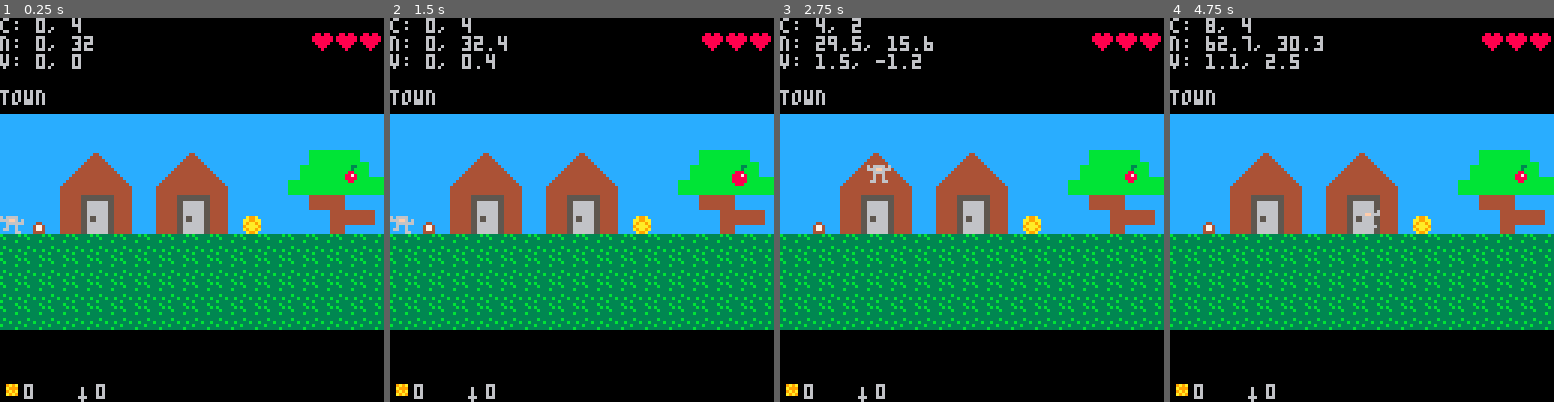
Above: before the commit, frames 1-4 (left to right).
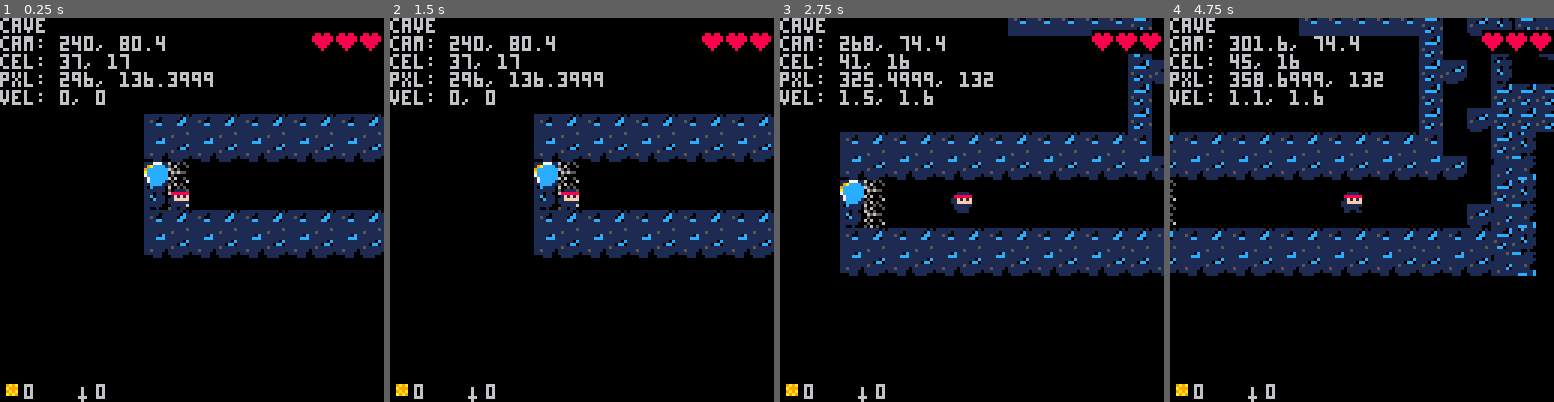
Above: after the commit, the same moments.

Repository: gubblebozer/pico8
Game: PICO-8 cartridge kylen1.p8
Same seed, same stepped clock (60 frames per second), same inputs: the game is played once before the commit and once after it.
Inputs:
- Up to frame 1 (0.25 s): no input
- Up to frame 2 (1.5 s): tap X (X key) at 0.33, 1.07 s; tap O (Z key) at 0.7 s
- Up to frame 3 (2.75 s): hold Right 1.6-2.1 s; tap O (Z key) at 1.7, 2.1, 2.5 s; tap X (X key) at 1.85 s; hold Up 2.15-2.42 s; hold Right from 2.47 s (still down)
- Up to frame 4 (4.75 s): tap O (Z key) every 0.4 s from 2.9 to 4.5 s; tap X (X key) at 2.97, 4.08 s; release Right at 3.03 s; hold Left 3.08-3.58 s; hold Down 3.63-3.97 s; hold Right 4.02-4.68 s; hold Up from 4.73 s (still down)

The runs differ from the first frame. In frame 1, 58% of the frame differs, in the area x 0-100%, y 0-82%; in frame 2, 58%; in frame 3, 61%; in frame 4, 64%.

Commit message:
The ninja!
- replaced old guy with animated li'l ninja
- ky did a bunch of work on the cave levels
- I locked scrolling to the guy's position, until I can fix the scroll bug

Diff:
--- a/kylen1.p8
+++ b/kylen1.p8
@@ -2,11 +2,11 @@
 version 8
 __lua__
 g = { x=0, y=0,
-      f=0, fb=54, fn=4,
+      f=0, fb=240, fn=4,
       gold=0,
       sword=0,
       life=3,
-      vx=0, vy=0,
+      vx=0, vy=0, left=false,
 }
 c = { x=0, y=-32 }
 accel = 0.2
@@ -70,6 +70,7 @@
  { cx=4,cy=19, v=1, r=2 },
  { cx=4,cy=20, v=3, r=3 },
  { cx=8,cy=24, v=1, r=3 },
+ { cx=78,cy=0, v=3, r=4 },
 }
 
 health = {
@@ -227,22 +228,26 @@
 
 function settle_obj(o)
  for k,v in pairs(o) do
-  o[k] = settle(v)
+  if type(v)=="number" then
+   o[k] = settle(v)
+  end
  end
 end
 
 function camera_move(tx,ty,vx,vy)
+ c.x=g.x-(7*8)
+ c.y=g.y-(7*8)
  -- limit camera to room dimensions, and track with a window
- if tx > r.dx1+32 and tx < r.dx2-32 then
-  if tx-c.x <= 32 or tx-c.x >= 96 then
-   c.x+=vx
-  end
- end
- if ty > r.dy1+32 and ty < r.dy2-32 then
-  if ty-c.y <= 32 or ty-c.y >= 96 then
-   c.y+=vy
-  end
- end
+-- if tx > r.dx1+32 and tx < r.dx2-32 then
+--  if tx-c.x <= 32 or tx-c.x >= 96 then
+--   c.x+=vx
+--  end
+-- end
+-- if ty > r.dy1+32 and ty < r.dy2-32 then
+--  if ty-c.y <= 32 or ty-c.y >= 96 then
+--   c.y+=vy
+--  end
+-- end
 end
 
 function guy_move()
@@ -251,9 +256,11 @@
  -- accel based on input
  if btn(0) then --left
   ax=-accel
+  g.left=true
  end
  if btn(1) then --right
   ax= accel
+  g.left=false
  end
  -- if btn(3) then --down
  --  ay= accel
@@ -279,7 +286,11 @@
 
  -- gravity
  g.vy+=grav
- if g.vy > gravmax then g.vy=gravmax end
+ if g.vy > 0 and on_platform(g.x,g.y) then
+  g.vy=0
+ elseif g.vy > gravmax then
+  g.vy=gravmax
+ end
 
  -- collision with map?
  tx=g.x+g.vx
@@ -304,10 +315,10 @@
   g.vy=0
  end
 
+ settle_obj(g)
  camera_move(g.x,g.y,g.vx,g.vy)
  g.x=tx
  g.y=ty
- settle_obj(g)
 
  g.cx=round(g.x/8)
  g.cy=round(g.y/8)
@@ -321,7 +332,7 @@
  if g.f/2 >= g.fn then
   g.f = 0
  end
- spr(g.fb + (g.f/2), g.x, g.y)
+ spr(g.fb + (g.f/2), g.x, g.y, 1, 1, g.left)
 end
 
 function stuff_draw()
@@ -376,7 +387,7 @@
 end
 
 function _init()
- room_set(1)
+ room_set(4)
  palt(2, true)
  palt(0, false)
  sfx(001)
@@ -412,10 +423,11 @@
  stuff_draw()
 
  camera()
- print("c: " .. g.cx .. ", " .. g.cy)
- print("n: " .. g.x .. ", " .. g.y)
- print("v: " .. g.vx .. ", " .. g.vy)
- print("\n" .. r.name)
+ print(r.name)
+ print("cam: " .. c.x .. ", " .. c.y)
+ print("cel: " .. g.cx .. ", " .. g.cy)
+ print("pxl: " .. g.x .. ", " .. g.y)
+ print("vel: " .. g.vx .. ", " .. g.vy)
  inventory()
 
  if (g.f==1 or g.f==3) and (btn(0) or btn(1)) then sfx(000) end
@@ -682,35 +694,35 @@
 
 
 __gff__
-0000000000000000000000000000000002000000000000000000000000000000000000000000000000000000000000000000000000000000000000000000000002020202020200020002020000000000020202020202000002000202000000000000000000000000000000000000000000000000000000000000000000000000
+0000000000000000000000000000000002000000000000000000000000000000000000000000000000000000000000000000000000000000000000000000000002020202020200020002020000000000020202020202000002000202000000000000000400000000000000000000000000000000000000000000000000000000
 0000000000000000000000000000000000000000000000000000000000000000000000000000000000000000000000000000000000000000000000000000000000000000000000000000000000000000000000000000000000000000000000000000000000000000000000000000000000000000000000000000000000000000
 __map__
-2020202020202020202020202020202020202020202020202020202020202020202000000000000000000000000000004445424342434243424342434243444041404140414041404141434350510000000000000000000000000000000000000000000000000000000000000000000000000000000000000000000000000000
-20208283848582838485202086878889868788892020202020202020202020200e0f00000000000000545454000000005455525352535253525352535253545051505150515051505151434340410000000000000000000000000000000000000000000000000000000000000000000000000000000000000000000000000000
-20209293949592939495202096979899969898992020202020202020202020201e1f00000000005454540054545400004041000000000000000052525200404000000000000000000000000050510000000000000000000000000000000000000000000000000000000000000000000000000000000000000000000000000000
-2020a2a3a4a5a2a3a4a50c20a6a7a8a9a6a7a8a9202020202020202020202c2d2e2f00000000005400000000005400005051424200000000000000520021212100000000000000000000002150510000000000000000000000000000000000000000000000000000000000000000000000000000000000000000000000000000
-2012b2b3b4b5b2b3b4b52020b6b7b8b9b6b7b8b9202020202020202020203c3d3e3f000000000054540000000054000040410042215252525200005200004040000000000000e4e4e4e4e42140410000000000000000000000000000000000000000000000000000000000000000000000000000000000000000000000000000
-10101010101010101010101010101010101010101010101010101010101010101010000000000000545454000054000050512142425252215221215200004040000000000000e4e4e4e4212150510000000000000000000000000000000000000000000000000000000000000000000000000000000000000000000000000000
-1010101010101010101010101010101010101010101010101010101010101010101000000000000000005442214242004040212142425221212152520021404040414041404146414043434140410000000000000000000000000000000000000000000000000000000000000000000000000000000000000000000000000000
-1010101010101010101010101010101010101010101010101010101010101010101000000000000000000042000042424040212162622121212121212121404050515051505146515051505150510000000000000000000000000000000000000000000000000000000000000000000000000000000000000000000000000000
-1010101010101010101010101010101010101010101010101010101010101010101000000000000000000042000000002121212141212121525221212121404000000000000000000000000052520000000000000000000000000000000000000000000000000000000000000000000000000000000000000000000000000000
-1616161616161616161616161616161600000000001616161616161616161616161616161616161616160042424242424040214141522121005200525252404000000000000000000000000052520000000000000000000000000000000000000000000000000000000000000000000000000000000000000000000000000000
-1616161616161616161616161616161600000000001616161616161616161616161616161616161616212121212121004040004100520000005200000052404000000000000000000000004752520000000000000000000000000000000000000000000000000000000000000000000000000000000000000000000000000000
-1616161616161616161616161616161600000000001616161616161616161616161616161616161616160000000000004040004100000000525200000000404000000000464600000000004752520000000000000000000000000000000000000000000000000000000000000000000000000000000000000000000000000000
-1616161616161616161616161616161600000000001616161616161616161616161616161616161616160000000000004040214040404040404040404040405252525252525252000052525252520000000000000000000000000000000000000000000000000000000000000000000000000000000000000000000000000000
-1616161616161616161616161616161600000000001616161616161616161616161616161616161616160000000000004040214040404040404040404040405252525252525252000052525252520000000000000000000000000000000000000000000000000000000000000000000000000000000000000000000000000000
-0000000000000000000000000000000000000000001616161616161616161616161616164243424342434243424342434243004041000000000000000000000000434300000000000000000043430000000000000000000000000000000000000000000000000000000000000000000000000000000000000000000000000000
-0000000000000000000000000000000000000000001616161616161616161616161616165253525352535253525352535253005051000000000000000000000000434300000000000000000043430000480000000000000000000000000000000000000000000000000000000000000000000000000000000000000000000000
-4a4a4a4a4a4a484a4a4a4a004a4a4a4a4a4a484a4a4a4a000000000000000000000000006061000000000000000000000000004041000000000000000000000000434300000000000000000046460048480000000000000000000000000000000000000000000000000000000000000000000000000000000000000000000000
-4946464646464646464649004946464646464646464649000000000000000000000000004161000000000000000000000000005051000000000000000000000000434300000000465200000043434848480000000000000000000000000000000000000000000000000000000000000000000000000000000000000000000000
-4900000000000000000049004900000000000000000049000000000000000000000000004243424342434243424342434342434041000000000000000000000000434300000048465200000043434848480000000000000000000000000000000000000000000000000000000000000000000000000000000000000000000000
-4916161616161616160049004916161621161616160049000000000000000000000000005253525352535253525352535352535051000000000000000000000000434343434343434343434343434846480000000000000000000000000000000000000000000000000000000000000000000000000000000000000000000000
-471616165b161616160047004716162121212116160047000000000000000000000000000000000000000000000000000000000000000000000000000000000000434343434343434343434343434800000000000000000000000000000000000000000000000000000000000000000000000000000000000000000000000000
-475a5a1616165b5a160047004721212116162121210047000000000000000000000000000000000000000000000000000000000000000000000000000000000000000000000000000000000000000000000000000000000000000000000000000000000000000000000000000000000000000000000000000000000000000000
-4916161616161616160049004916161616212121210049000000000000000000000000000000000000000000000000000000000000000000000000000000000000000000000000000000000000000000000000000000000000000000000000000000000000000000000000000000000000000000000000000000000000000000
-4916165b5a161616160049004916162121211616210049000000000000000000000000000000000000000000000000000000000000000000000000000000000000000000000000000000000000000000000000000000000000000000000000000000000000000000000000000000000000000000000000000000000000000000
-49165b16212121215b5a49004916212121212121212149000000000000000000000000000000000000000000000000000000000000000000000000000000000000000000000000000000000000000000000000000000000000000000000000000000000000000000000000000000000000000000000000000000000000000000
-4916161616161616160049004916161616161616160049000000000000000000000000000000000000000000000000000000000000000000000000000000000000000000000000000000000000000000000000000000000000000000000000000000000000000000000000000000000000000000000000000000000000000000
+2020202020202020202020202020202020202020202020202020202020202020202000000000005252525252525252524445424342434243424342434243444041404140414041404141434350512100000000000000000000000000004242424242424242424200000000000000000000000000000000000000000000000000
+20208283848582838485202086878889868788892020202020202020202020200e0f00000000005200212121000052525455525352535253525352535253545051505150515051505151434340414343434343434343434343000065650000000000000000004200000000000000000000000000000000000000000000000000
+20209293949592939495202096979899969898992020202020202020202020201e1f00000000005421520021215452524041000000000000000021212100212100000000210000000000000050510000000000000000006a435b5a00005b5a000000000000004200000000000000000000000000000000000000000000000000
+2020a2a3a4a5a2a3a4a50c20a6a7a8a9a6a7a8a9202020202020202020202c2d2e2f00000000005400000000005452525052424200000000000000520021212100000000000000000000004250514343000043000000006a43656500000000534242000000004200000000000000000000000000000000000000000000000000
+2012b2b3b4b5b2b3b4b52020b6b7b8b9b6b7b8b9202020202020202020203c3d3e3f0000000000545400000052545252404100422152525252510052000040410000000000002121214221214041000000000043430000006200005b5a0000534242000000004200000000434343434343000000000000000000000000000000
+1010101010101010101010101010101010101010101010101010101010101010101000000000000054545400005452525051214242525221522121525000404041000000212121214242212150510000434300004300000062000000000000534242000000424243434343430000000043000000000000000000000000000000
+1010101010101010101010101010101010101010101010101010101010101010101000000000000000005441214242524040212142425221212152520021404040444044404462444043434140414300000000005e004343435b5a00000000005300004242420000000000000043430043000000000000000000000000000000
+10101010101010101010101010101010101010101010101010101010101010101010000000000000000000420000424240402121626221212121212121504040505150515051625150515051505143436e6e6e6e6e6e212143424253535353530000004253530000000000000043430043000000000000000000000000000000
+1010101010101010101010101010101010101010101010101010101010101010101000000000000000000042410000002121212121212121525221212121404000000000000000000000006e52524343434343436e6e6e6e6e6e4200000000000000000000535b5a00005b5a0043006d43000000000000000000000000000000
+1616161616161616161616161616161600000000001616161616161616161616161616161616161616160042424242424016534140522121005200215252404000000000000000000000006e62626e6e696e6e435b5a6e6e6e6e4200424242420042425300535353000000000053766d66434300000000000000000000000000
+161616161616161616161616161616160000000000161616161616161616161616161616161616161621212121212100401600410052400000520040005240405b00000000005b5a0000002162626e6e6e6e6e436e6e6e6e5b5a42004200000000000000005353535b5a00000053004300004300000000000000000000000000
+1616161616161616161616161616161600000000001616161616161616161616161616161616161616160000000000004053004100000000525200000000404021005b5a2121212121215b5a52525a5a635362436e6e6e6e6e5c420042006a6a00000000005353530000005b5a53430043004300000000000000000000000000
+1616161616161616161616161616161600000000001616161616161616161616161616161616161616160000000000004016214040404040404040404040405263636363636363636363636352524353533262436e5b5a6e6e6e426a6a6a6a6a6a6a000000000000000000000053000000000043434343000000000000000000
+161616161616161616161616161616160000000000161616161616161616161616161616161616161616000000000000401653404040404040404040404040525252525252525250505252525252436e6e6e6e6e6e6e6e4242424242424253536464435353535353535353535353434300430043650043000000000000000000
+0000000000000000000000000000000000000000001616161616161616161616161616164243424342434243424342434216004041000000000000000000000000434300000000000000006e4343436e6e6e5b5a5a6e426e6e6e6e00006464646464640000000000000000000000000000000043650043000000000000000000
+0000000000000000000000000000000000000000001616161616161616161616161616165253525352535253525352535253005051000000000000000000000000434300000000000000006e4343436e486e6e6e6e6e426464646464646400646464640000000000004343434343004343434343650043000000000000000000
+4a4a4a4a4a4a484a4a4a4a004a4a4a4a4a4a484a4a4a4a000000000000000000000000006061000000000000000000000000004041000000000000000000000000434300000000000000006e464643494949494949426e6e64646464646464646464640000000000000000430000000000000000650043000000000000000000
+4946464646464646464649004946464646464646464649000000000000000000000000004161000000000000000000000000535051000000000000000000000000434300000000465200006e43434848486e6e6e6e6e6e6e6e6e6e00000000000000000000000000004300434343434343004300430043000000000000000000
+4921212121212121212149004900000000000000000049000000000000000000000000004243424342434243424342434342434041000000000000000000000000434300000048465200006e43434848486e6e6e6e6e6e6e6e6e6e00000000000000000000000000004300434343434343004300650043000000000000000000
+4921212121212121212149004916161621161616160049000000000000000000000000005253525352535253525352535352535051000000000000000000000000434343434343434343434343434846486e6e6e6e6e6e6e6e6e6e0000000000000000000000000000430043434343434300436d436d43000000000000000000
+472121215b21212121214700471616212121211616004700000000000000000000000000000000000000000000000000000000000000000000000000000000000043434343434343434343434343486e6e6e6e6e6e6e6e6e6e6e6e00000000000000000000000000004365000000666600004343434343000000000000000000
+475a5a2121215b5a212147004721212116162121210047000000000000000000000000000000000000000000000000000000000000000000000000000000000000000000000000000000000000000000000000000000000000000000000000000000000000000000434343434343434343434300000000000000000000000000
+4921212121212121212149004916161616212121210049000000000000000000000000000000000000000000000000000000000000000000000000000000000000000000000000000000000000000000000000000000000000000000000000000000000000000000000000000000000000000000000000000000000000000000
+4921215b5a212121212149004916162121211616210049000000000000000000000000000000000000000000000000000000000000000000000000000000000000000000000000000000000000000000000000000000000000000000000000000000000000000000000000000000000000000000000000000000000000000000
+49215b21212121215b5a49004916212121212121212149000000000000000000000000000000000000000000000000000000000000000000000000000000000000000000000000000000000000000000000000000000000000000000000000000000000000000000000000000000000000000000000000000000000000000000
+4921212121212121212149004916161616161616160049000000000000000000000000000000000000000000000000000000000000000000000000000000000000000000000000000000000000000000000000000000000000000000000000000000000000000000000000000000000000000000000000000000000000000000
 4a4a4a4a4a574a4a4a4a4a004a4a4a4a4a574a4a4a4a4a000000000000000000000000000000000000000000000000000000000000000000000000000000000000000000000000000000000000000000000000000000000000000000000000000000000000000000000000000000000000000000000000000000000000000000
 1616161616161616160000000000000000000000000000000000000000000000000000000000000000000000000000000000000000000000000000000000000000000000000000000000000000000000000000000000000000000000000000000000000000000000000000000000000000000000000000000000000000000000
 0000000000000000000000000000000000000000000000000000000000000000000000000000000000000000000000000000000000000000000000000000000000000000000000000000000000000000000000000000000000000000000000000000000000000000000000000000000000000000000000000000000000000000
Not shown, changed: 24 lines of the sprite sheet (__gfx__) section of kylen1.p8
Not shown, changed: the sound effects (__sfx__) section of kylen1.p8
